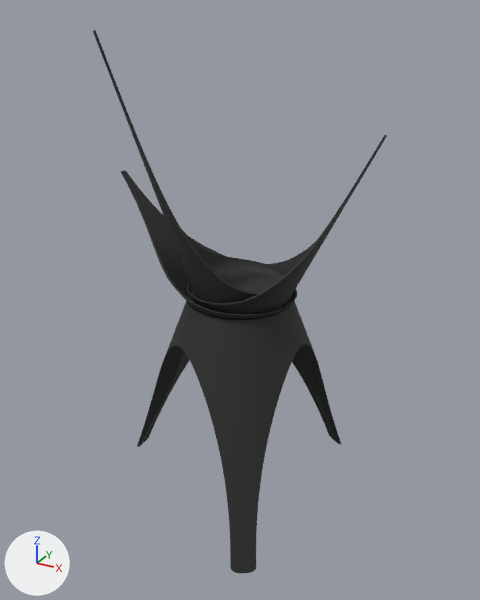
The glTF model FLWR.glb as it was, and as the next commit left it.
One viewpoint serves both versions: a 50 mm camera at (0.213, -0.387, 0.354) aimed at (0.001, -0.003, 0.161). Arrows for +X, +Y and +Z are at lower left; the lights stay in place. The older version comes first. Both versions are drawn at frame 1479 of the action 'Animation'; the numbers are the values there.

Names of what the first picture shows: 'FLWR', 'FLWR001', 'FLWR002', 'FLWR004'.
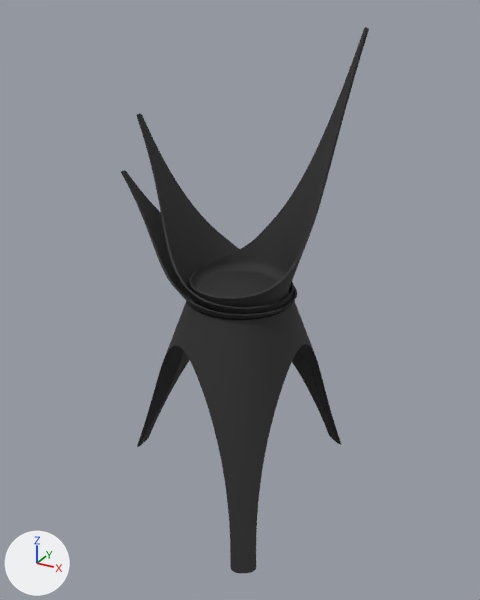
Changed parts and their boxes [x1, y1, x2, y2] in the pictures (480 x 600 px):
```json
{"object": "FLWR", "change": "turned", "before": [93, 30, 287, 303], "after": [189, 27, 369, 307]}
{"object": "FLWR001", "change": "turned", "before": [187, 135, 387, 314], "after": [137, 114, 294, 314]}
```

Scene script edits in JSON lines:
```json
{"op": "set", "path": "ob_flwr.rotation_euler", "old": "(0.0, 0.0, -1.648)", "new": "(0.0, 0.0, 1.572)", "note": "degrees (0, 0, -94) -> degrees (0, 0, 90)"}
{"op": "set", "path": "ob_flwr001.rotation_euler", "old": "(0.0, 0.0, -1.421)", "new": "(0.0, 0.0, 1.414)", "note": "degrees (0, 0, -81) -> degrees (0, 0, 81)"}
```
